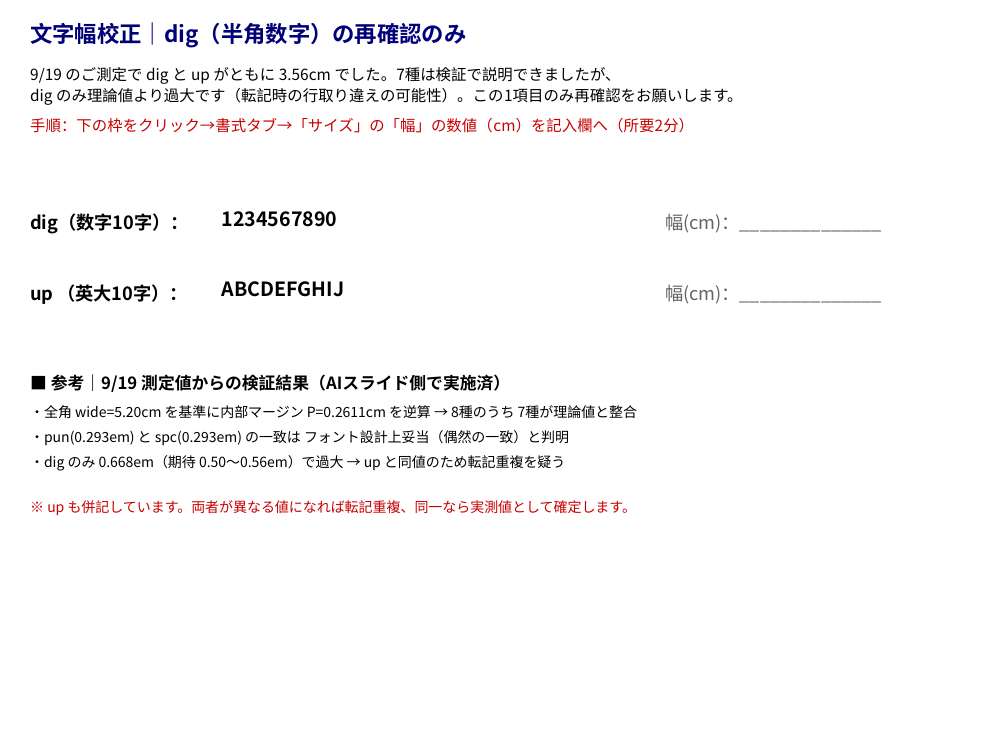
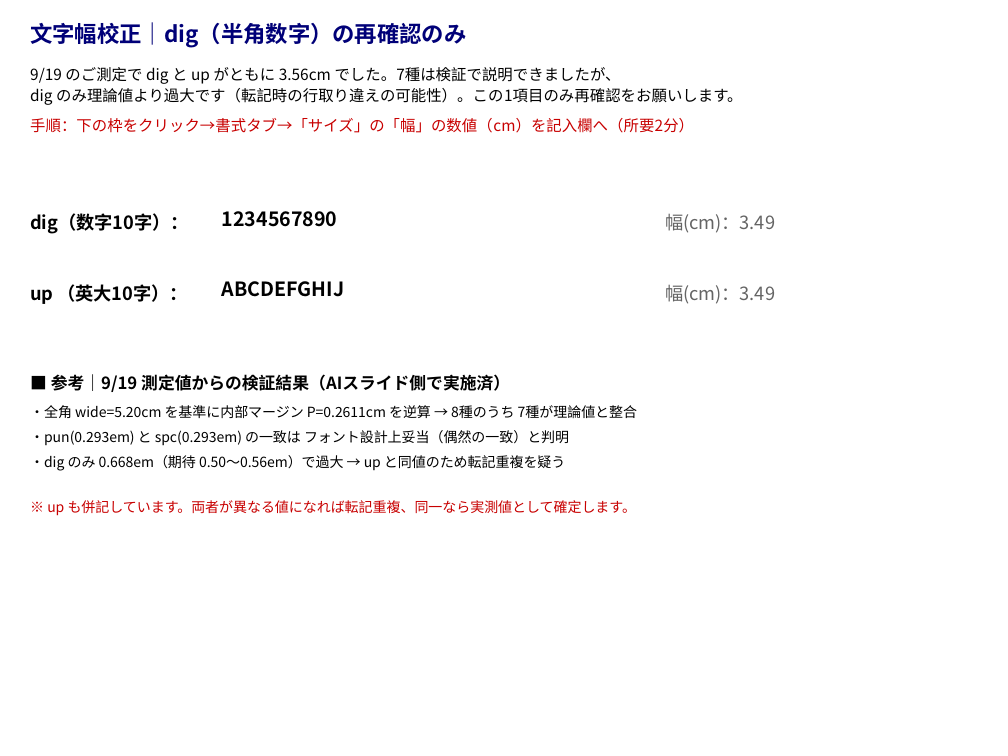
Before and after one commit to Yasuaki-I/ui-diagnosis-director, a slide deck: slide 1 of handover/calibration_dig_recheck_20260919.pptx. Drawn at 1008x756 pixels with LibreOffice and Linux fonts; fonts in the diff are those of the drawing. Boxes give left, top, right and bottom in pixels: in the first picture for what was removed or moved away, otherwise in the second. Text is boxed around its words. In the diff, an @@ line names an element or a change of style, - is before the commit and + after.

```diff
--- a/handover/calibration_dig_recheck_20260919.pptx
+++ b/handover/calibration_dig_recheck_20260919.pptx
@@ text at [665, 214, 775, 233]: text changed @@
-幅(cm)：______________
+幅(cm)：3.49
@@ text at [665, 285, 775, 304]: text changed @@
-幅(cm)：______________
+幅(cm)：3.49
```
Also in this commit, not shown: 17 other files.
